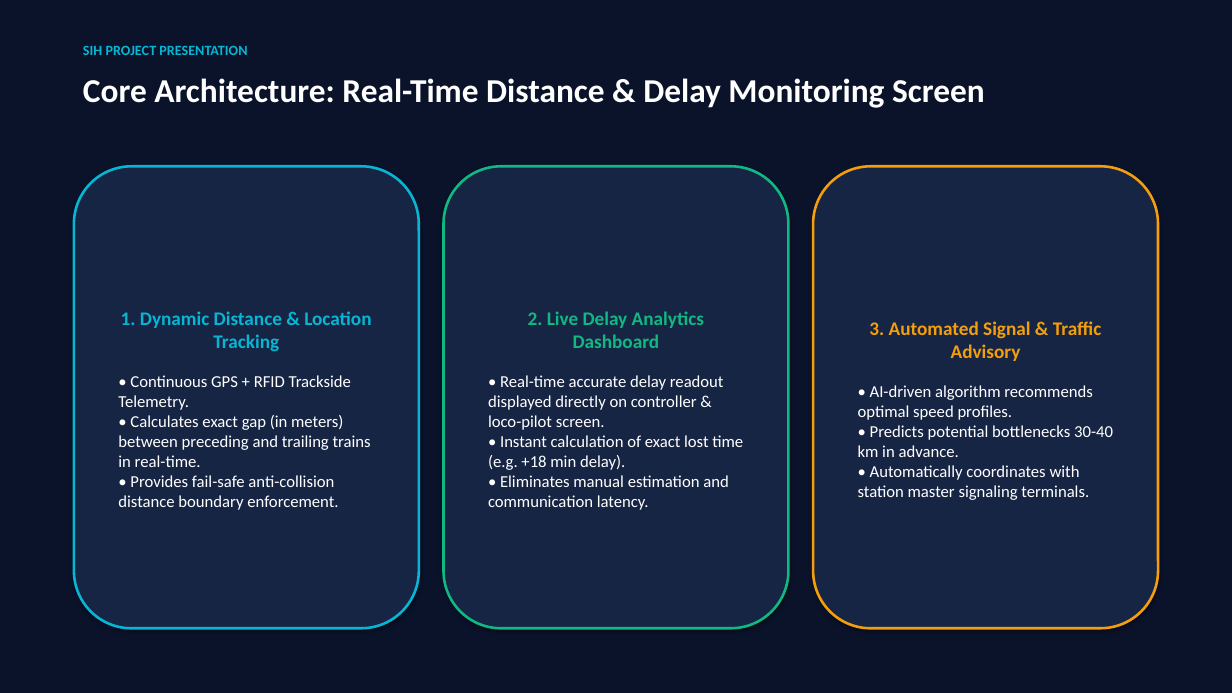
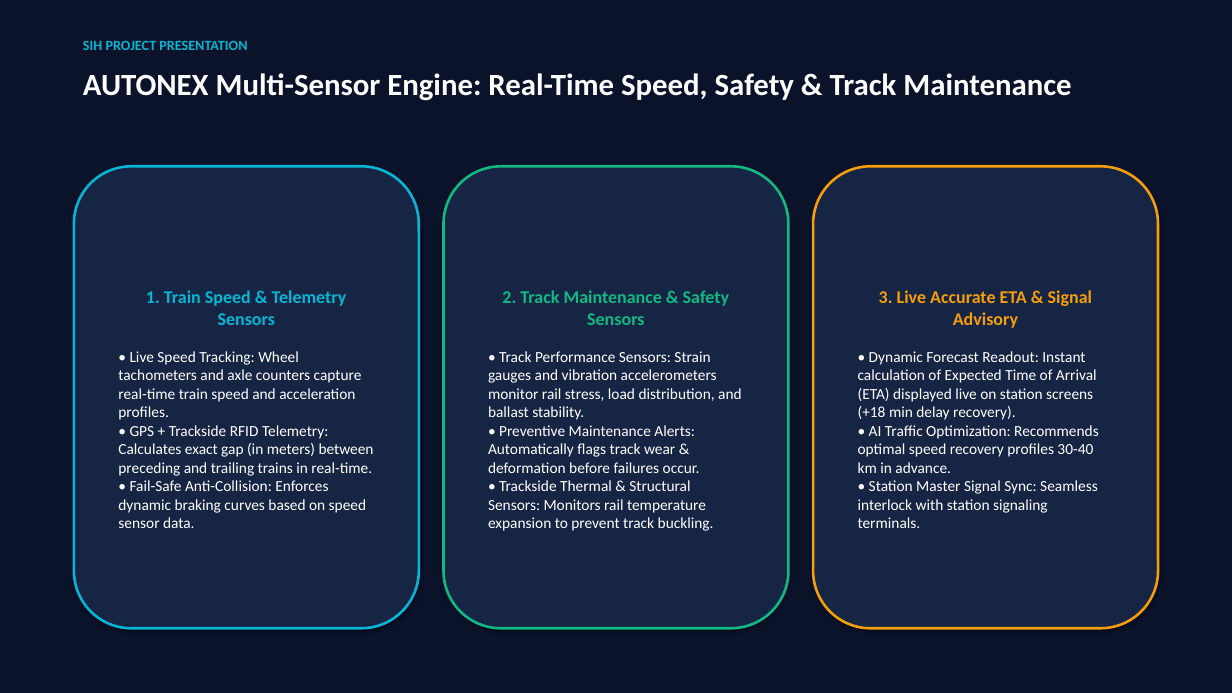
Before and after one commit to padam421/AutoNex, a slide deck: slide 2 of presentation/Project_Kavach_SIH.pptx. Drawn at 1232x693 pixels with LibreOffice and Linux fonts; fonts in the diff are those of the drawing. Boxes give left, top, right and bottom in pixels: in the first picture for what was removed or moved away, otherwise in the second. Text is boxed around its words. In the diff, an @@ line names an element or a change of style, - is before the commit and + after.

Commit message:
feat: IRCTC-style Train Search redesign with 3-screen flow (Search Form, Results List, Detail View) + removed header search bar

```diff
--- a/presentation/Project_Kavach_SIH.pptx
+++ b/presentation/Project_Kavach_SIH.pptx
@@ text "SIH PROJECT PRESENTATION": place and size @@
-text "SIH PROJECT PRESENTATION" at bbox=[83, 46, 247, 55]
+text "SIH PROJECT PRESENTATION" at bbox=[83, 41, 247, 50]
@@ text at bbox=[83, 73, 1071, 101]: text changed; size 26 to 24 pt @@
-Core Architecture: Real-Time Distance & Delay Monitoring Screen
+AUTONEX Multi-Sensor Engine: Real-Time Speed, Safety & Track Maintenance
@@ text in rounded rectangle at bbox=[118, 290, 374, 528]: text changed; size 13 to 12 pt @@
-1. Dynamic Distance & Location Tracking
-• Continuous GPS + RFID Trackside Telemetry.
-• Calculates exact gap (in meters) between preceding and trailing trains in real-time.
-• Provides fail-safe anti-collision distance boundary enforcement.
+1. Train Speed & Telemetry Sensors
+• Live Speed Tracking: Wheel tachometers and axle counters capture real-time train speed and acceleration profiles.
+• GPS + Trackside RFID Telemetry: Calculates exact gap (in meters) between preceding and trailing trains in real-time.
+• Fail-Safe Anti-Collision: Enforces dynamic braking curves based on speed sensor data.
@@ text in rounded rectangle at bbox=[488, 290, 742, 531]: text changed; size 13 to 12 pt @@
-2. Live Delay Analytics Dashboard
-• Real-time accurate delay readout displayed directly on controller & loco-pilot screen.
-• Instant calculation of exact lost time (e.g. +18 min delay).
-• Eliminates manual estimation and communication latency.
+2. Track Maintenance & Safety Sensors
+• Track Performance Sensors: Strain gauges and vibration accelerometers monitor rail stress, load distribution, and ballast stability.
+• Preventive Maintenance Alerts: Automatically flags track wear & deformation before failures occur.
+• Trackside Thermal & Structural Sensors: Monitors rail temperature expansion to prevent track buckling.
@@ text in rounded rectangle at bbox=[858, 290, 1099, 528]: text changed; size 13 to 12 pt @@
-3. Automated Signal & Traffic Advisory
-• AI-driven algorithm recommends optimal speed profiles.
-• Predicts potential bottlenecks 30-40 km in advance.
-• Automatically coordinates with station master signaling terminals.
+3. Live Accurate ETA & Signal Advisory
+• Dynamic Forecast Readout: Instant calculation of Expected Time of Arrival (ETA) displayed live on station screens (+18 min delay recovery).
+• AI Traffic Optimization: Recommends optimal speed recovery profiles 30-40 km in advance.
+• Station Master Signal Sync: Seamless interlock with station signaling terminals.
```
Also in this commit, not shown: 3 other slides changed, 1 slide added, 1 slide removed, 10 other files.
